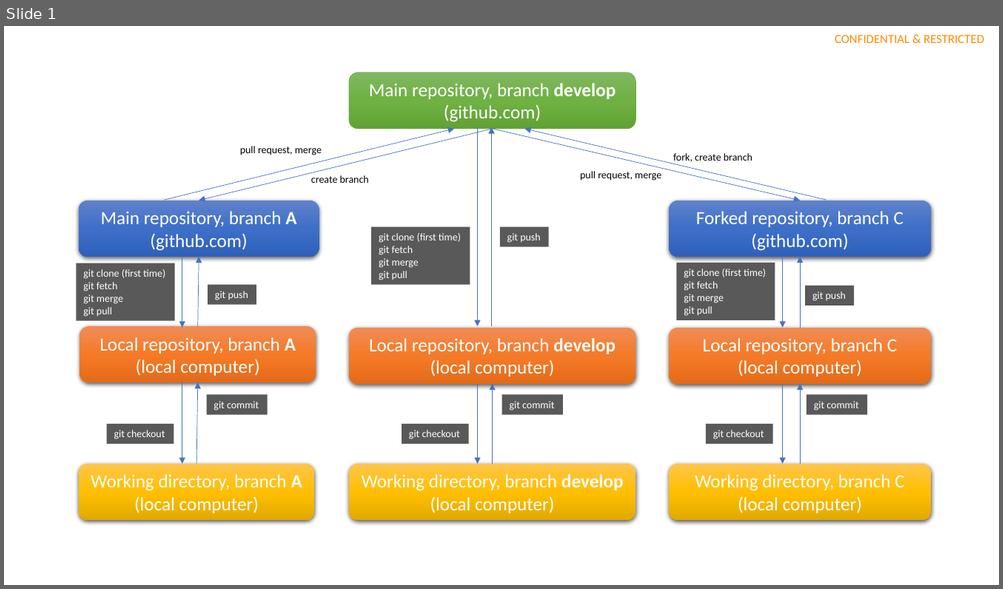
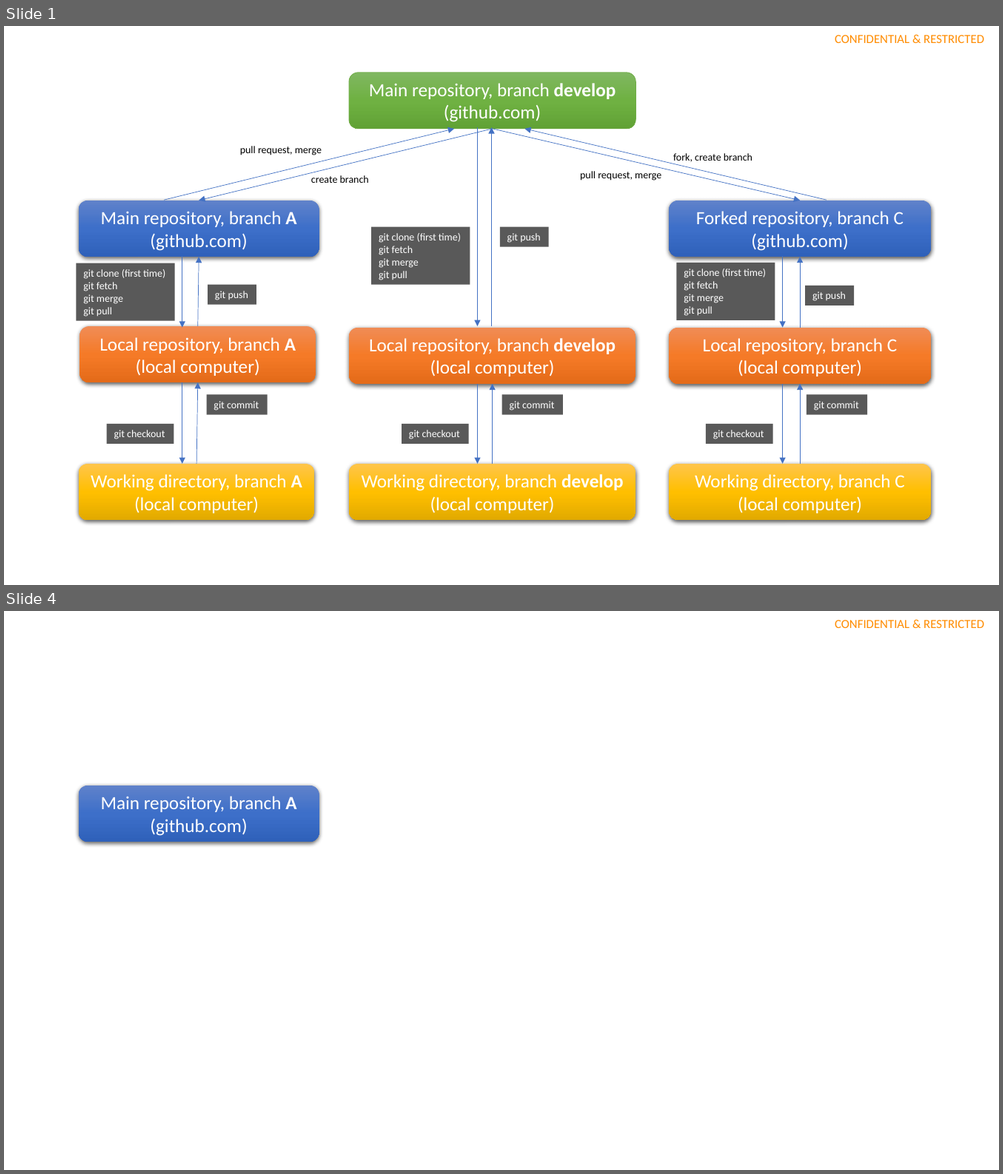
Before and after one commit to inf301trainer/Training, a slide deck: assets/courses/INF301-EngineeringToolsInSoftwareDevelopment/Module2-Git/assets/slides/Slide.pptx. Shown one above the other, each under a label of ours: slide 1 before the commit, slides 1 and 4 after it; the slides between them are not shown. The pictures are 1003x589 and 1003x1174 pixels, drawn with LibreOffice and Linux fonts; fonts in the diff are those of the drawing. Boxes give left, top, right and bottom in pixels: in the first picture for what was removed or moved away, otherwise in the second. Text is boxed around its words. In the diff, an @@ line names an element or a change of style, - is before the commit and + after.

```diff
--- a/assets/courses/INF301-EngineeringToolsInSoftwareDevelopment/Module2-Git/assets/slides/Slide.pptx
+++ b/assets/courses/INF301-EngineeringToolsInSoftwareDevelopment/Module2-Git/assets/slides/Slide.pptx
@@ slide 4 added at (4,611,999,1170), background #FFFFFF; not listed: 1 template element that a slide beside it also shows @@
@@ rounded rectangle added at (79,786,318,843), fill gradient #6183CB to #3E70CA to #3062BB, 18 pt, text #FFFFFF @@
+Main repository, branch A
+(github.com)
```
Also in this commit, not shown: 6 other slides added, 1 other file.
